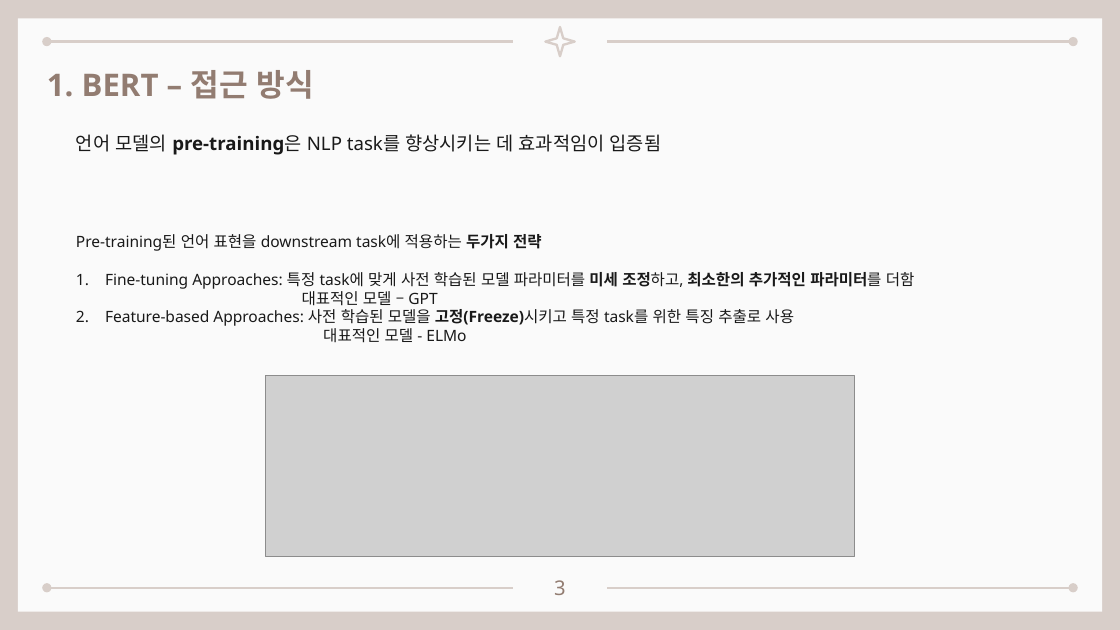
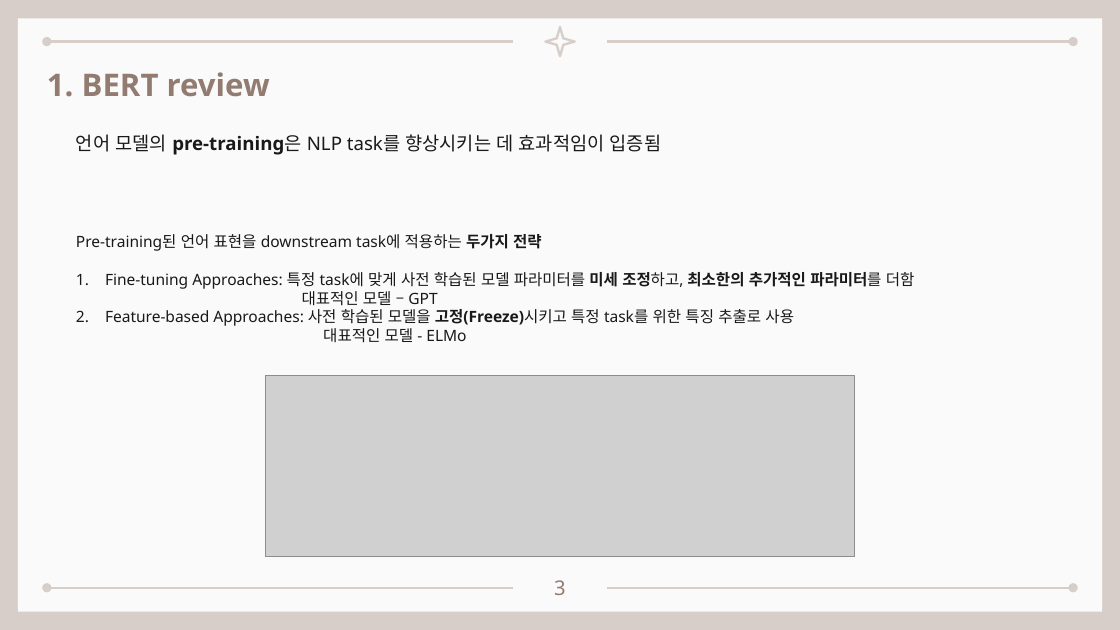
Before and after one commit to seungdeng/DELab, a slide deck: slide 3 of PPT/DSLab_이승건_BERT멘토링발표.pptx. Drawn at 1120x630 pixels with LibreOffice and Linux fonts; fonts in the diff are those of the drawing; grey boxes stand for pictures. Boxes give left, top, right and bottom in pixels: in the first picture for what was removed or moved away, otherwise in the second. Text is boxed around its words. In the diff, an @@ line names an element or a change of style, - is before the commit and + after.

```diff
--- a/PPT/DSLab_이승건_BERT멘토링발표.pptx
+++ b/PPT/DSLab_이승건_BERT멘토링발표.pptx
@@ text at <box>47,72,270,97</box>: text changed @@
-1. BERT – 접근 방식
+1. BERT review
```
Also in this commit, not shown: 5 other slides changed, 6 slides added, 9 slides removed.
